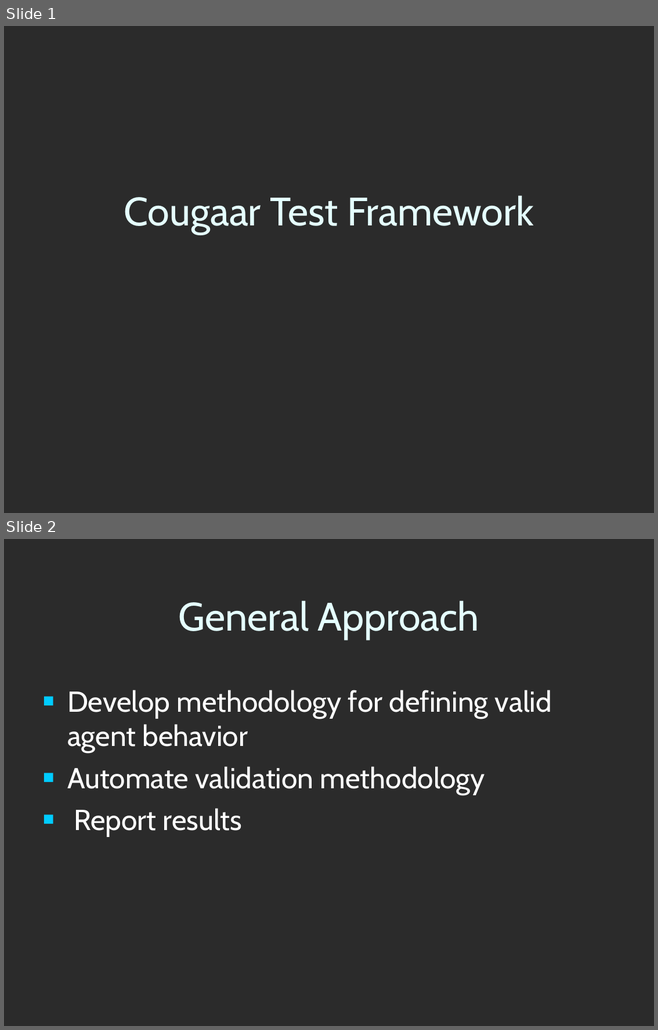
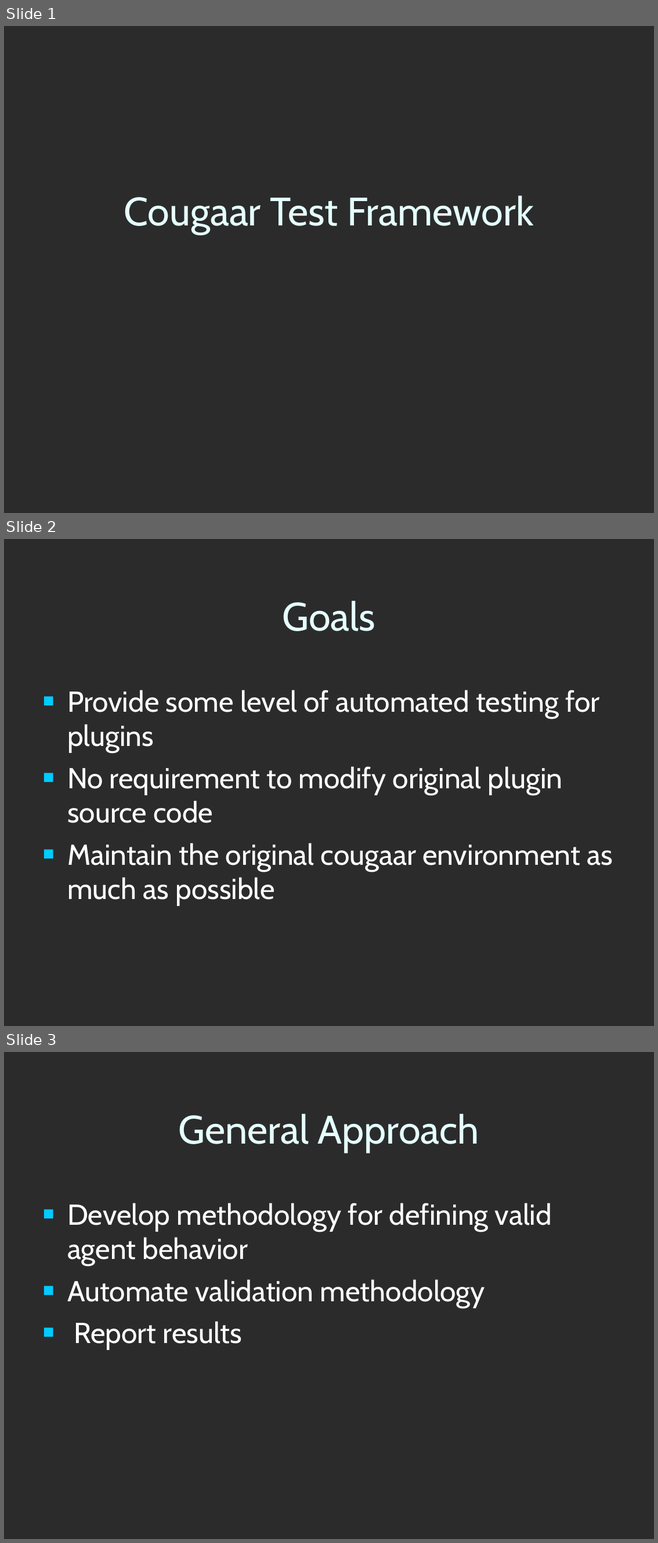
Before and after one commit to codeaudit/cougaar-cougaarunit, a slide deck: CougaarUnit/Cougaar Test Framework.ppt. Shown one above the other, each under a label of ours: slides 1 and 2 before the commit, slides 1, 2 and 3 after it. The pictures are 658x1030 and 658x1543 pixels, drawn with LibreOffice and Linux fonts; fonts in the diff are those of the drawing; background and template pictures are left out; a plain dark background stands for a picture behind light text. Boxes give left, top, right and bottom in pixels: in the first picture for what was removed or moved away, otherwise in the second. Text is boxed around its words. In the diff, an @@ line names an element or a change of style, - is before the commit and + after.

```diff
--- a/CougaarUnit/Cougaar Test Framework.ppt
+++ b/CougaarUnit/Cougaar Test Framework.ppt
@@ slide 2 added at <box>4,539,654,1026</box>, background picture (left out) @@
@@ title added at <box>282,600,376,631</box>, 44 pt, text #E5FFFF @@
+Goals
@@ text added at <box>67,690,612,906</box>, 32 pt, text #FFFFFF @@
+■ Provide some level of automated testing for plugins
+■ No requirement to modify original plugin source code
+■ Maintain the original cougaar environment as much as possible
@@ what was slide 2 is now slide 3 @@
```
